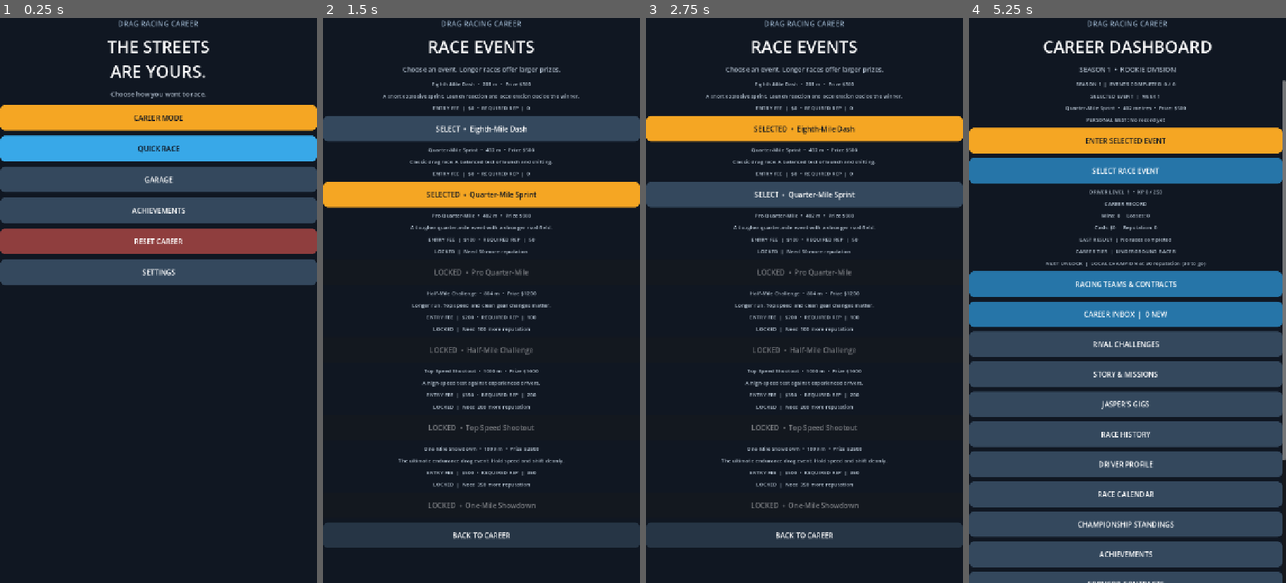
Above: before the commit, frames 1-4 (left to right).
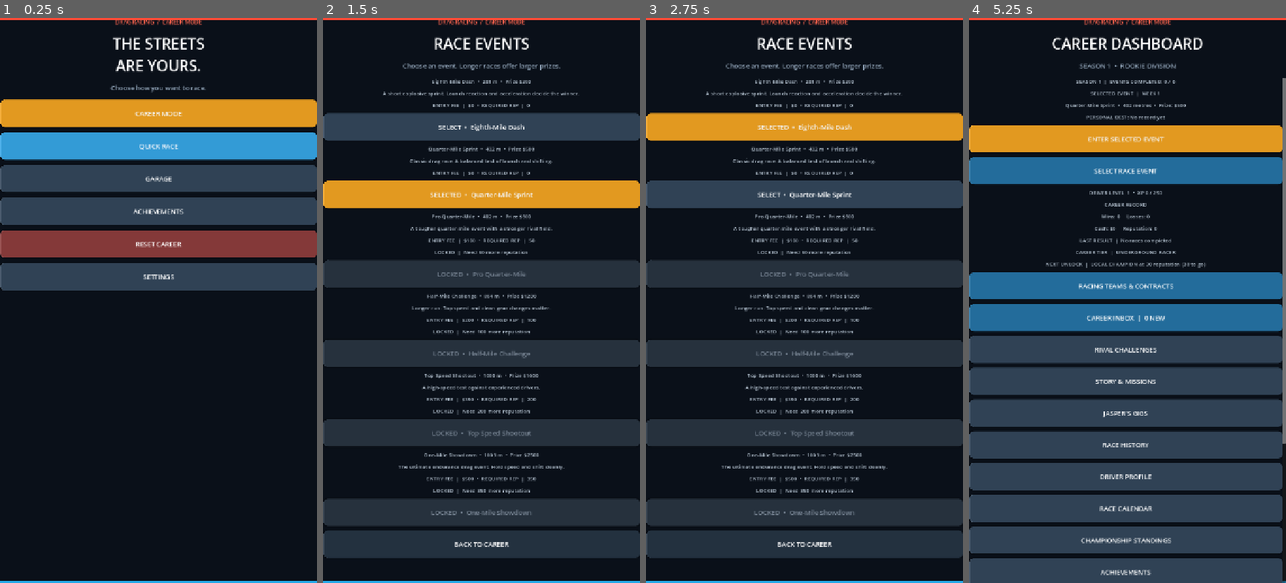
Above: after the commit, the same moments.

Repository: gleeshyyy/-Drag-Racing-Career
Game: Godot game, scene res://main.tscn
The game is run twice, just before and just after one commit, with the same random seed, the same clock (stepped at 60 frames per second) and the same inputs.
Inputs:
- Up to frame 1 (0.25 s): no input
- Up to frame 2 (1.5 s): click "CAREER MODE" at 0.5 s; click "SELECT RACE EVENT" at 1.25 s
- Up to frame 3 (2.75 s): click "SELECT • Eighth-Mile Dash" at 2 s
- Up to frame 4 (5.25 s): click "SELECTED • Eighth-Mile Dash" at 2.75 s; click "SELECT • Quarter-Mile Sprint" at 3.5 s; click "SELECTED • Quarter-Mile Sprint" at 4.25 s; click "BACK TO CAREER" at 5 s

The runs differ from the first frame. In frame 1, 9.2% of the frame differs, in the area x 0-100%, y 0-100%; in frame 2, 30%; in frame 3, 29%; in frame 4, 22%.

Commit message:
Redesign racing interface and add procedural sound effects

Diff:
--- a/main.gd
+++ b/main.gd
@@ -209,6 +209,8 @@
 var race_countdown_active := false
 var rival_records: Dictionary = {}
 
+var sound_enabled := true
+var nitro_was_active := false
 var title_label: Label
 var status_label: Label
 var speed_label: Label
@@ -228,6 +230,7 @@
 var track_title_label: Label
 
 func _ready() -> void:
+	_setup_audio()
 	_load_career_save()
 	_ensure_rival_records()
 	_ensure_professional_rival_records()
@@ -240,6 +243,9 @@
 	race_time += delta
 	shift_cooldown = maxf(0.0, shift_cooldown - delta)
 	nitro_active = throttle_down and nitro_down and nitro_remaining > 0.0
+	if nitro_active and not nitro_was_active:
+		_play_sfx("nitro")
+	nitro_was_active = nitro_active
 	if nitro_active:
 		var nitro_drain := minf(nitro_remaining, 35.0 * delta)
 		nitro_remaining -= nitro_drain
@@ -264,12 +270,23 @@
 func _build_interface() -> void:
 	set_anchors_and_offsets_preset(Control.PRESET_FULL_RECT)
 	var bg := ColorRect.new()
-	bg.color = Color("#101722")
+	bg.color = Color("#0a1019")
 	bg.set_anchors_and_offsets_preset(Control.PRESET_FULL_RECT)
 	add_child(bg)
+	var top_accent := ColorRect.new()
+	top_accent.color = Color("#ff4b36")
+	top_accent.anchor_right = 1.0
+	top_accent.offset_bottom = 6.0
+	add_child(top_accent)
+	var bottom_accent := ColorRect.new()
+	bottom_accent.color = Color("#25a9e8")
+	bottom_accent.anchor_top = 1.0
+	bottom_accent.anchor_right = 1.0
+	bottom_accent.offset_top = -4.0
+	add_child(bottom_accent)
 	var root := VBoxContainer.new()
 	root.set_anchors_and_offsets_preset(Control.PRESET_FULL_RECT)
-	root.add_theme_constant_override("separation", 14)
+	root.add_theme_constant_override("separation", 16)
 	root.add_theme_constant_override("margin_left", 22)
 	root.add_theme_constant_override("margin_right", 22)
 	root.add_theme_constant_override("margin_top", 30)
@@ -277,16 +294,16 @@
 	add_child(root)
 
 	var brand := Label.new()
-	brand.text = "DRAG RACING CAREER"
+	brand.text = "DRAG RACING  /  CAREER MODE"
 	brand.horizontal_alignment = HORIZONTAL_ALIGNMENT_CENTER
-	brand.add_theme_font_size_override("font_size", 17)
-	brand.add_theme_color_override("font_color", Color("#8fa6bd"))
+	brand.add_theme_font_size_override("font_size", 13)
+	brand.add_theme_color_override("font_color", Color("#ff654f"))
 	root.add_child(brand)
 
 	title_label = Label.new()
 	title_label.text = "THE STREETS\nARE YOURS."
 	title_label.horizontal_alignment = HORIZONTAL_ALIGNMENT_CENTER
-	title_label.add_theme_font_size_override("font_size", 38)
+	title_label.add_theme_font_size_override("font_size", 34)
 	title_label.add_theme_color_override("font_color", Color.WHITE)
 	root.add_child(title_label)
 
@@ -294,7 +311,7 @@
 	status_label.text = "A new career starts with one race."
 	status_label.horizontal_alignment = HORIZONTAL_ALIGNMENT_CENTER
 	status_label.add_theme_font_size_override("font_size", 15)
-	status_label.add_theme_color_override("font_color", Color("#a8b5c4"))
+	status_label.add_theme_color_override("font_color", Color("#91a4b8"))
 	root.add_child(status_label)
 
 	menu_panel = VBoxContainer.new()
@@ -323,7 +340,7 @@
 	menu_panel.add_child(reset_menu_button)
 	var settings_button := _make_button("SETTINGS", Color("#34485d"))
 	settings_button.add_theme_color_override("font_color", Color.WHITE)
-	settings_button.pressed.connect(func(): _show_info_page("SETTINGS", "Game settings will be added here."))
+	settings_button.pressed.connect(_show_settings)
 	menu_panel.add_child(settings_button)
 
 	var section_scroll := ScrollContainer.new()
@@ -430,6 +447,30 @@
 	menu_panel.show()
 	title_label.text = "THE STREETS\nARE YOURS."
 	status_label.text = "Choose how you want to race."
+
+func _show_settings() -> void:
+	menu_panel.hide()
+	race_panel.hide()
+	section_panel.show()
+	title_label.text = "SETTINGS"
+	status_label.text = "PERSONALISE YOUR RACE EXPERIENCE"
+	_clear_section()
+	_add_section_label("AUDIO")
+	var sound_button := _make_button("SOUND EFFECTS: ON" if sound_enabled else "SOUND EFFECTS: OFF", Color("#26394d"))
+	sound_button.add_theme_color_override("font_color", Color.WHITE)
+	sound_button.pressed.connect(func():
+		sound_enabled = not sound_enabled
+		sound_button.text = "SOUND EFFECTS: ON" if sound_enabled else "SOUND EFFECTS: OFF"
+		_save_audio_setting()
+		if sound_enabled:
+			_play_sfx("click")
+	)
+	section_panel.add_child(sound_button)
+	_add_section_label("Sound effects include menu feedback, race countdown, gear shifts, nitro and race results.")
+	var back_button := _make_button("BACK TO MAIN MENU", Color("#263545"))
+	back_button.add_theme_color_override("font_color", Color.WHITE)
+	back_button.pressed.connect(_show_menu)
+	section_panel.add_child(back_button)
 
 func _show_reset_career_confirmation() -> void:
 	menu_panel.hide()
@@ -2778,6 +2819,7 @@
 	nitro_used = 0.0
 	nitro_down = false
 	nitro_active = false
+	nitro_was_active = false
 	_roll_track_condition()
 	throttle_down = false
 	if career_race:
@@ -2837,8 +2879,10 @@
 	race_panel.show()
 	for count in [3, 2, 1]:
 		countdown_label.text = str(count)
+		_play_sfx("countdown")
 		await get_tree().create_timer(0.85).timeout
 	countdown_label.text = "GO!"
+	_play_sfx("go")
 	countdown_label.add_theme_color_override("font_color", Color("#f5a623"))
 	title_label.text = "MAKE YOUR MOVE"
 	await get_tree().create_timer(0.45).timeout
@@ -2857,10 +2901,12 @@
 		return
 	if rpm >= 4200.0 and gear < 5:
 		gear += 1
+		_play_sfx("shift")
 		rpm *= 0.68
 		shift_cooldown = 0.35
 		gear_label.text = "GEAR  %d" % gear
 	else:
+		_play_sfx("miss_shift")
 		player_speed = maxf(0.0, player_speed - 8.0)
 		rpm = maxf(900.0, rpm - 900.0)
 
@@ -2887,8 +2933,10 @@
 	throttle_down = false
 	nitro_down = false
 	nitro_active = false
+	nitro_was_active = false
 	var was_career_race := career_race
 	var won := player_distance >= race_distance and player_distance >= rival_distance
+	_play_sfx("win" if player_distance >= race_distance and player_distance >= rival_distance else "loss")
 	var record_key := (selected_superstar_event_id if superstar_championship_active else (selected_international_event_id  …(228 unchanged characters)…
 	last_race_record_key = record_key
 	var previous_best := float(personal_bests.get(record_key, 0.0))
@@ -3335,28 +3383,129 @@
 	if error != OK:
 		push_warning("Could not save career progress.")
 
+func _setup_audio() -> void:
+	var settings := ConfigFile.new()
+	if settings.load("user://game_settings.cfg") == OK:
+		sound_enabled = bool(settings.get_value("audio", "sound_enabled", true))
+
+func _save_audio_setting() -> void:
+	var settings := ConfigFile.new()
+	settings.set_value("audio", "sound_enabled", sound_enabled)
+	settings.save("user://game_settings.cfg")
+
+func _play_ui_click() -> void:
+	_play_sfx("click")
+
+func _play_sfx(effect: String) -> void:
+	if not sound_enabled:
+		return
+	var frequency := 620.0
+	var duration := 0.055
+	var volume := 0.13
+	var end_frequency := 620.0
+	match effect:
+		"countdown":
+			frequency = 760.0
+			duration = 0.10
+			volume = 0.18
+		"go":
+			frequency = 1180.0
+			end_frequency = 1480.0
+			duration = 0.22
+			volume = 0.22
+		"shift":
+			frequency = 430.0
+			end_frequency = 920.0
+			duration = 0.075
+			volume = 0.18
+		"miss_shift":
+			frequency = 190.0
+			duration = 0.12
+			volume = 0.16
+		"nitro":
+			frequency = 150.0
+			end_frequency = 520.0
+			duration = 0.32
+			volume = 0.20
+		"win":
+			frequency = 880.0
+			end_frequency = 1320.0
+			duration = 0.36
+			volume = 0.22
+		"loss":
+			frequency = 310.0
+			end_frequency = 180.0
+			duration = 0.30
+			volume = 0.17
+	var samples := int(22050.0 * duration)
+	var audio_data := PackedByteArray()
+	audio_data.resize(samples * 2)
+	for i in range(samples):
+		var progress := float(i) / maxf(1.0, float(samples - 1))
+		var current_frequency := lerpf(frequency, end_frequency, progress)
+		var envelope := pow(1.0 - progress, 1.25)
+		var sample := sin(TAU * current_frequency * float(i) / 22050.0) * volume * envelope
+		audio_data.encode_s16(i * 2, int(clampf(sample, -1.0, 1.0) * 32767.0))
+	var stream := AudioStreamWAV.new()
+	stream.format = AudioStreamWAV.FORMAT_16_BITS
+	stream.mix_rate = 22050
+	stream.stereo = false
+	stream.data = audio_data
+	var player := AudioStreamPlayer.new()
+	player.stream = stream
+	add_child(player)
+	player.finished.connect(player.queue_free)
+	player.play()
+
 func _make_button(caption: String, fill: Color) -> Button:
 	var button := Button.new()
 	button.text = caption
-	button.custom_minimum_size = Vector2(0, 58)
-	button.add_theme_font_size_override("font_size", 16)
-	button.add_theme_color_override("font_color", Color("#101722"))
+	button.custom_minimum_size = Vector2(0, 62)
+	button.add_theme_font_size_override("font_size", 15)
+	button.add_theme_color_override("font_color", Color("#f4f7fb"))
+	button.add_theme_color_override("font_hover_color", Color.WHITE)
+	button.add_theme_color_override("font_pressed_color", Color.WHITE)
+	button.add_theme_color_override("font_disabled_color", Color("#788594"))
+	button.add_theme_constant_override("outline_size", 0)
 	var style := StyleBoxFlat.new()
-	style.bg_color = fill
-	style.corner_radius_top_left = 12
-	style.corner_radius_top_right = 12
-	style.corner_radius_bottom_left = 12
-	style.corner_radius_bottom_right = 12
+	style.bg_color = fill.darkened(0.08)
+	style.set_content_margin_all(12)
+	style.border_width_left = 2
+	style.border_color = fill.lightened(0.12)
+	style.corner_radius_top_left = 10
+	style.corner_radius_top_right = 10
+	style.corner_radius_bottom_left = 10
+	style.corner_radius_bottom_right = 10
+	style.shadow_color = Color(0, 0, 0, 0.28)
+	style.shadow_size = 4
 	button.add_theme_stylebox_override("normal", style)
 	var hover := style.duplicate()
-	hover.bg_color = fill.lightened(0.08)
+	hover.bg_color = fill
+	hover.border_color = fill.lightened(0.3)
+	hover.shadow_size = 7
 	button.add_theme_stylebox_override("hover", hover)
+	var pressed := style.duplicate()
+	pressed.bg_color = fill.darkened(0.2)
+	pressed.shadow_size = 1
+	button.add_theme_stylebox_override("pressed", pressed)
+	var disabled := style.duplicate()
+	disabled.bg_color = Color("#26313d")
+	disabled.border_color = Color("#3a4653")
+	button.add_theme_stylebox_override("disabled", disabled)
+	button.pressed.connect(_play_ui_click)
 	return button
 
 func _panel_style(fill: String) -> StyleBoxFlat:
 	var style := StyleBoxFlat.new()
 	style.bg_color = Color(fill)
-	style.set_content_margin_all(12)
+	style.border_width_left = 1
+	style.border_width_top = 1
+	style.border_width_right = 1
+	style.border_width_bottom = 1
+	style.border_color = Color("#34485d")
+	style.shadow_color = Color(0, 0, 0, 0.22)
+	style.shadow_size = 5
+	style.set_content_margin_all(14)
 	style.corner_radius_top_left = 14
 	style.corner_radius_top_right = 14
 	style.corner_radius_bottom_left = 14
